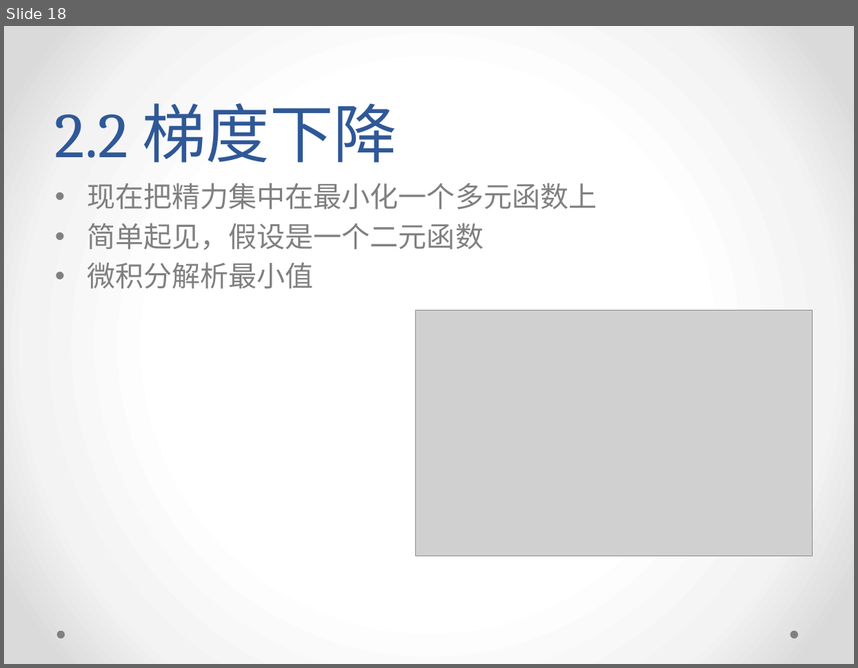
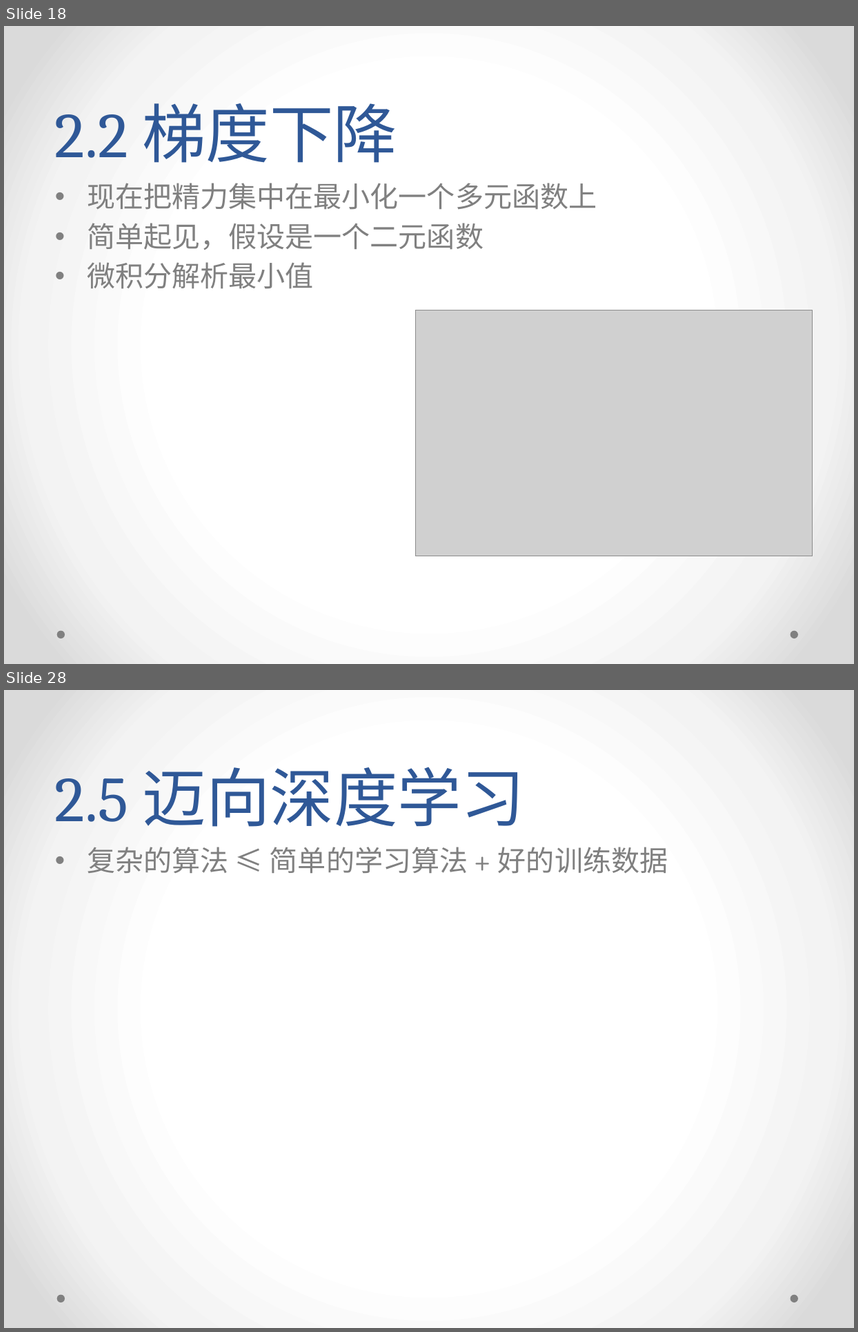
Before and after one commit to yish0000/neuralnetwork, a slide deck: 深度学习数学原理初探.pptx. Shown one above the other, each under a label of ours: slide 18 before the commit, slides 18 and 28 after it; the slides between them are not shown. The pictures are 858x668 and 858x1332 pixels, drawn with LibreOffice and Linux fonts; fonts in the diff are those of the drawing; grey boxes stand for pictures; background and template pictures are left out. Boxes give left, top, right and bottom in pixels: in the first picture for what was removed or moved away, otherwise in the second. Text is boxed around its words. In the diff, an @@ line names an element or a change of style, - is before the commit and + after.

```diff
--- a/深度学习数学原理初探.pptx
+++ b/深度学习数学原理初探.pptx
@@ slide 28 added at (4,690,854,1328), background gradient #FFFFFF to #F4F4F4 to #DADADA; not listed: 2 template elements that a slide beside it also shows @@
@@ title added at (55,767,525,827), 54 pt, text #2F5897 @@
+2.5 迈向深度学习
@@ text added at (87,847,668,874), 24 pt, text #808080 @@
+• 复杂的算法 ≤ 简单的学习算法 + 好的训练数据
```
Also in this commit, not shown: 1 slide changed, 14 other slides added, 1 slide removed.
